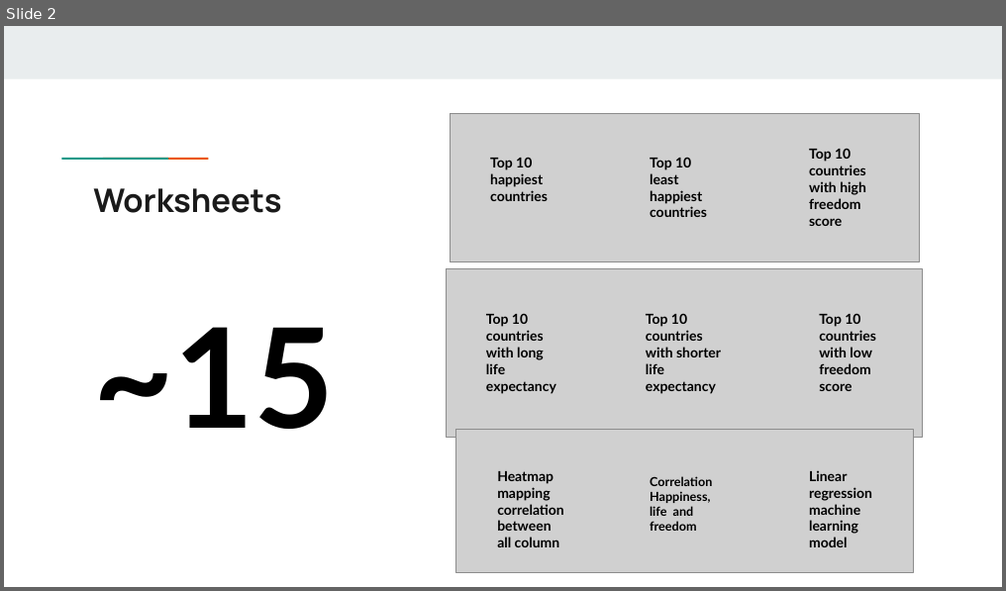
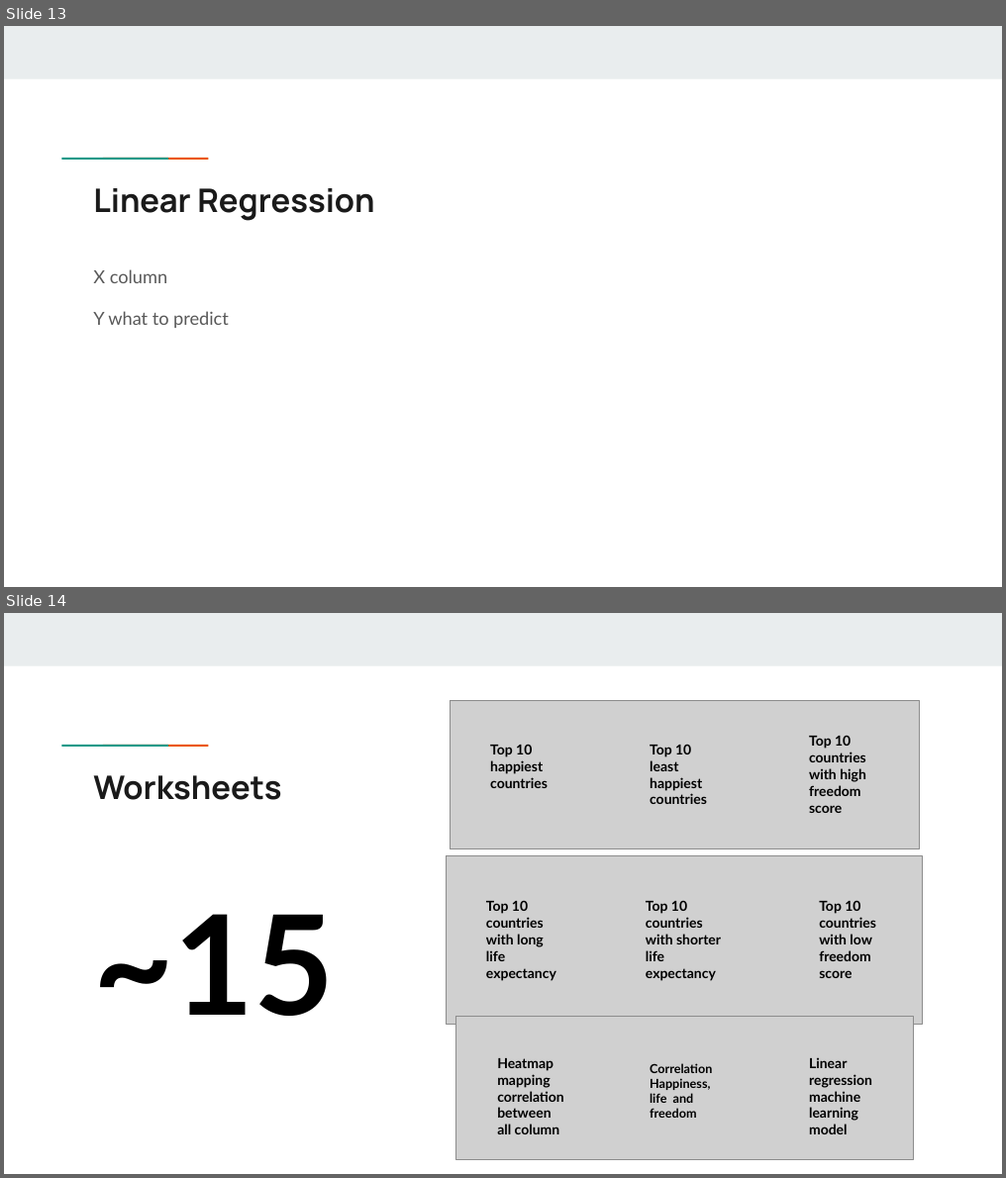
Before and after one commit to GloriaY007/Final-Group-Project-, a slide deck: Resources/Can we predict happiness.pptx. Shown one above the other, each under a label of ours: slide 2 before the commit, slides 13 and 14 after it. The pictures are 1006x591 and 1006x1178 pixels, drawn with LibreOffice and Linux fonts; fonts in the diff are those of the drawing; grey boxes stand for pictures. Boxes give left, top, right and bottom in pixels: in the first picture for what was removed or moved away, otherwise in the second. Text is boxed around its words. In the diff, an @@ line names an element or a change of style, - is before the commit and + after.

```diff
--- a/Resources/Can we predict happiness.pptx
+++ b/Resources/Can we predict happiness.pptx
@@ slide 13 added at (4,26,1002,587), background #FFFFFF; not listed: 3 template elements that a slide beside it also shows @@
@@ title added at (93,188,374,221), 23.4 pt, text #1A1A1A, bold @@
+Linear Regression
@@ text added at (93,270,229,328), 13 pt, text #595959 @@
+X column
+Y what to predict
@@ what was slide 2 is now slide 14 @@
```
Also in this commit, not shown: 1 slide changed, 13 other slides added.
